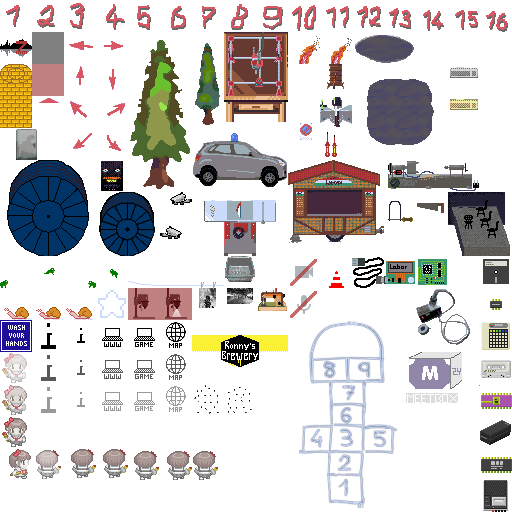
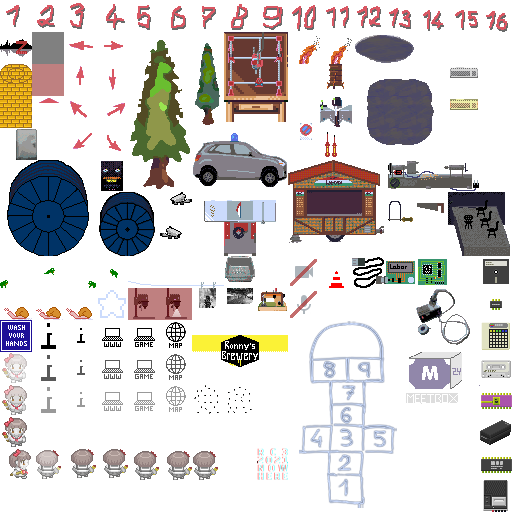
Two versions of the same layered image (512x512). Layer-by-layer changes:
added layer "Paint Layer 1(pasted)" (1st of 2, in "things") in group "things" over <box>257,448,288,480</box>
